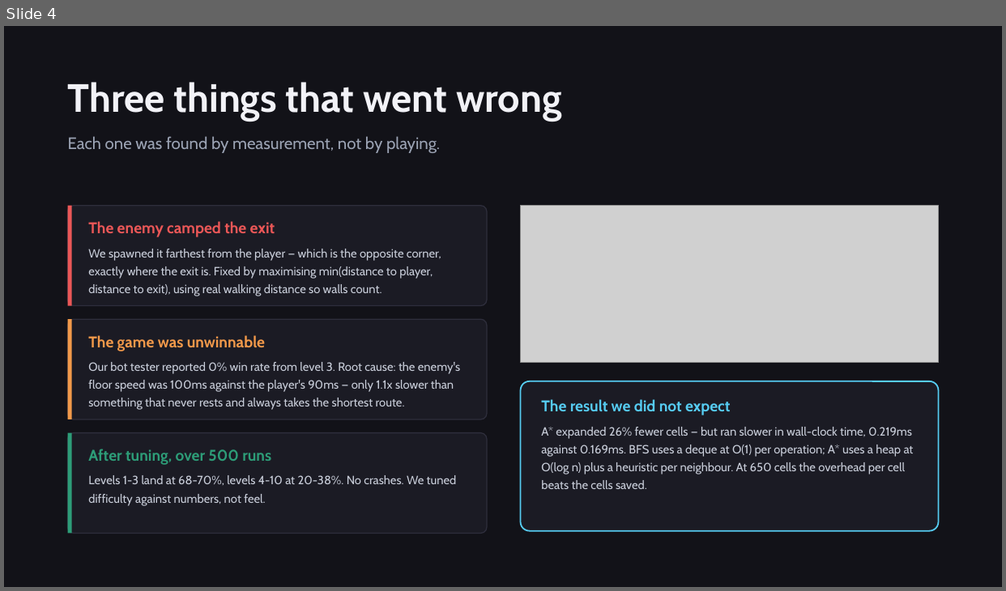
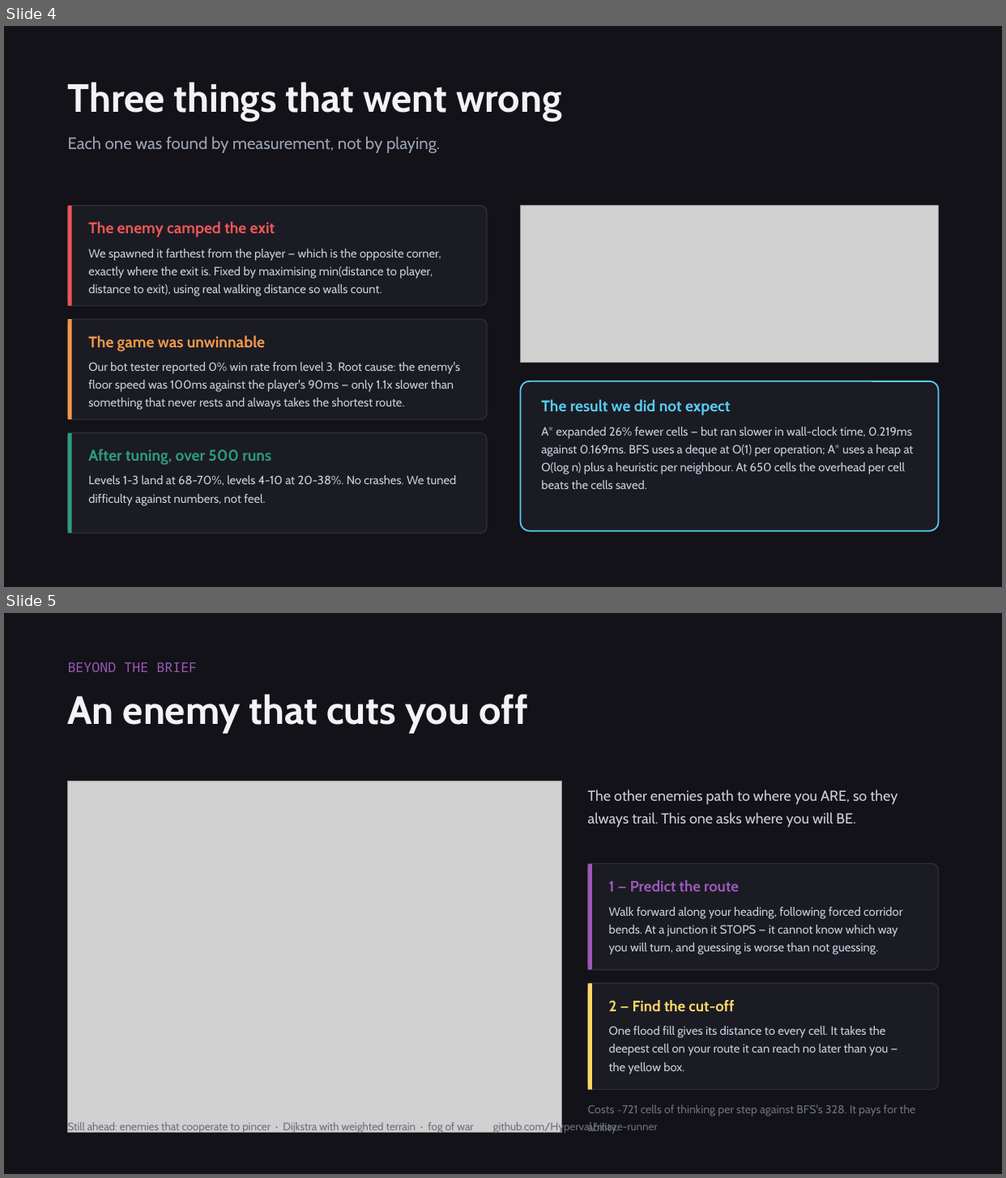
Before and after one commit to Hyperval/maze-runner, a slide deck: docs/MazeRunner_Slides.pptx. Shown one above the other, each under a label of ours: slide 4 before the commit, slides 4 and 5 after it. The pictures are 1006x591 and 1006x1178 pixels, drawn with LibreOffice and Linux fonts; fonts in the diff are those of the drawing; grey boxes stand for pictures. Boxes give left, top, right and bottom in pixels: in the first picture for what was removed or moved away, otherwise in the second. Text is boxed around its words. In the diff, an @@ line names an element or a change of style, - is before the commit and + after.

```diff
--- a/docs/MazeRunner_Slides.pptx
+++ b/docs/MazeRunner_Slides.pptx
@@ slide 5 added at <box>4,613,1002,1174</box>, background #121218 @@
@@ text added at <box>68,662,527,734</box>, 38 pt, text #F2F2F7, bold @@
+BEYOND THE BRIEF
+An enemy that cuts you off
@@ picture added at <box>68,781,562,1132</box> @@
@@ text added at <box>588,790,897,828</box>, 14 pt, text #C9CEDA @@
+The other enemies path to where you ARE, so they always trail. This one asks where you will BE.
@@ rounded rectangle added at <box>588,864,938,970</box>, fill #1B1B24, outline #2E2E3C 1 pt @@
@@ rectangle added at <box>588,864,592,970</box>, fill #9B59B6 @@
@@ text added at <box>609,880,902,955</box>, 11.5 pt, text #C9CEDA @@
+1 — Predict the route
+Walk forward along your heading, following forced corridor bends. At a junction it STOPS — it cannot know which way you will turn, and guessing is worse than not guessing.
@@ rounded rectangle added at <box>588,983,938,1090</box>, fill #1B1B24, outline #2E2E3C 1 pt @@
@@ rectangle added at <box>588,983,592,1090</box>, fill #FFD666 @@
@@ text added at <box>609,1000,888,1075</box>, 11.5 pt, text #C9CEDA @@
+2 — Find the cut-off
+One flood fill gives its distance to every cell. It takes the deepest cell on your route it can reach no later than you — the yellow box.
@@ text added at <box>68,1122,658,1134</box>, 10.5 pt, text #6A7179 @@
+Still ahead: enemies that cooperate to pincer · Dijkstra with weighted terrain · fog of war github.com/Hyperval/maze-runner
@@ text added at <box>588,1105,916,1134</box>, 11 pt, text #6A7179 @@
+Costs ~721 cells of thinking per step against BFS's 328. It pays for the ability.
```
Also in this commit, not shown: 1 slide removed, 10 other files.
